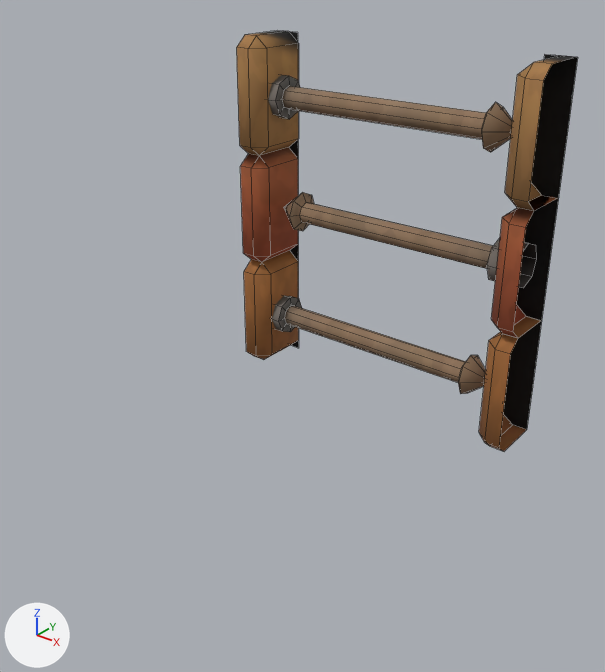
Renders of the FBX model Sokoban/Assets/Resources/Models/Mur_Porte.FBX from each side of a commit.
The view is the same before and after, from a 50 mm lens placed at (2.7, -3.11, 2.81), pointed at (0.15, 0.08, 0.84). The axes (+X, +Y, +Z) are drawn at lower left. The lights are the same throughout. Mesh edges are drawn as thin lines. Where no turn or scale is listed for an object, it has been applied to the vertices. Vertices at the same position are counted once.

In view in the first picture: 'Mur_Porte'.
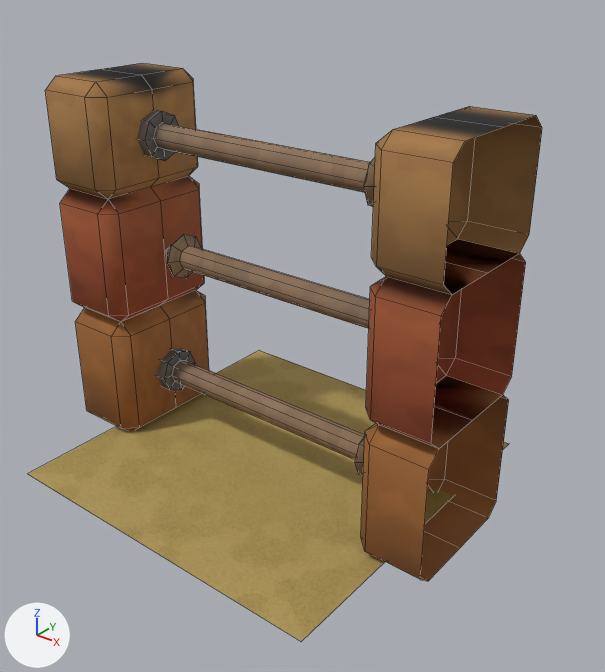
The change, as JSON lines over the scene's bpy script:
```json
{"op": "add", "block": "img_sol_png", "code": ["img_sol_png = load_image('Sol.png', '../Textures/Sol.png', 256, 256, 'sRGB')"]}
{"op": "add", "block": "mat_sol", "code": ["mat_sol = principled_material('Sol')", "mat_sol.texture = img_sol_png", "mat_sol.roughness = 0.859"]}
{"block": "me_mesh", "where": "# used by ob_mur_porte; location = (0.0, 0.0, 0.0)"}
{"block": "me_mesh", "where": "# verts and faces of me_mesh; kept vertices keep their numbers, new ones are numbered from 219"}
{"op": "remove", "block": "me_mesh", "code": "me_mesh.from_pydata(...)  # 219 vertices, 186 faces; spans x -1.0..1.0, y 0.86..1.25, z 0.0..2.23"}
{"op": "add", "block": "me_mesh", "code": "me_mesh.from_pydata(...)  # 269 vertices, 249 faces; spans x -1.24..1.22, y -1.0..1.0, z 0.0..2.11"}
{"block": "me_mesh", "change": "me_mesh part 1: the loose piece of 41 vertices spanning x -0.94..0.82, y 0.94..1.21, z 1.72..1.99 is moved by (0.0, -1.08, -0.06)"}
{"block": "me_mesh", "change": "me_mesh part 2: the loose piece of 41 vertices spanning x -0.82..0.94, y 0.94..1.21, z 0.99..1.26 is moved by (0.0, -1.08, 0.0)"}
{"block": "me_mesh", "change": "me_mesh part 3: the loose piece of 41 vertices spanning x -0.94..0.82, y 0.94..1.21, z 0.22..0.48 is moved by (0.0, -1.08, 0.0)"}
{"block": "me_mesh", "change": "me_mesh part 4: a new loose piece of 71 vertices spanning x -1.24..-0.83, y -0.39..0.39, z 0.0..2.11, in mat_decor (picture img_decors_d_png)"}
{"block": "me_mesh", "change": "me_mesh part 5: a new loose piece of 71 vertices spanning x 0.83..1.22, y -0.39..0.39, z 0.0..2.11, in mat_decor (picture img_decors_d_png)"}
{"block": "me_mesh", "change": "me_mesh part 6: 6 loose pieces with 96 vertices, spanning x -1.0..1.0, y 0.86..1.25, z 0.0..2.23, are deleted"}
{"block": "me_mesh", "change": "me_mesh part 7"}
{"op": "add", "block": "me_mesh", "code": "verts[219] = (-1.0, 1.0, 0.03)  # pixel (259, 350)"}
{"op": "add", "block": "me_mesh", "code": "verts[220] = (-1.0, -1.0, 0.03)  # pixel (27, 473)"}
{"op": "add", "block": "me_mesh", "code": "verts[221] = (1.0, 1.0, 0.03)  # pixel (509, 443)"}
{"op": "add", "block": "me_mesh", "code": "verts[222] = (1.0, -1.0, 0.03)  # pixel (301, 641)"}
{"op": "add", "block": "me_mesh", "code": "faces += [(219, 220, 222, 221)]  # mat_sol (picture img_sol_png)"}
{"op": "add", "block": "me_mesh", "code": "me_mesh.materials.append(mat_sol)  # picture img_sol_png"}
```

Changed parts and their boxes (x1, y1, x2, y2) in the pictures (605 x 672 px; the box of a moved part takes in the faces that stretch with it):
```json
{"object": "Mur_Porte", "change": "reshaped", "before": [237, 31, 578, 451], "after": [28, 63, 542, 641], "on screen": "51% wider, 38% taller"}
{"part": 1, "of": "me_mesh", "change": "moved or reshaped", "before": [268, 75, 513, 152], "after": [137, 110, 375, 207]}
{"part": 2, "of": "me_mesh", "change": "moved or reshaped", "before": [284, 192, 536, 288], "after": [166, 234, 370, 329]}
{"part": 3, "of": "me_mesh", "change": "moved or reshaped", "before": [272, 295, 486, 394], "after": [158, 349, 365, 474]}
{"part": 4, "of": "me_mesh", "change": "added", "after": [45, 63, 209, 431], "on screen": "brown"}
{"part": 5, "of": "me_mesh", "change": "added", "after": [361, 106, 542, 581], "on screen": "brown"}
{"part": 6, "of": "me_mesh", "change": "deleted", "before": [237, 31, 578, 451]}
{"part": 7, "of": "me_mesh", "change": "added", "after": [28, 350, 509, 641], "on screen": "yellow"}
```
